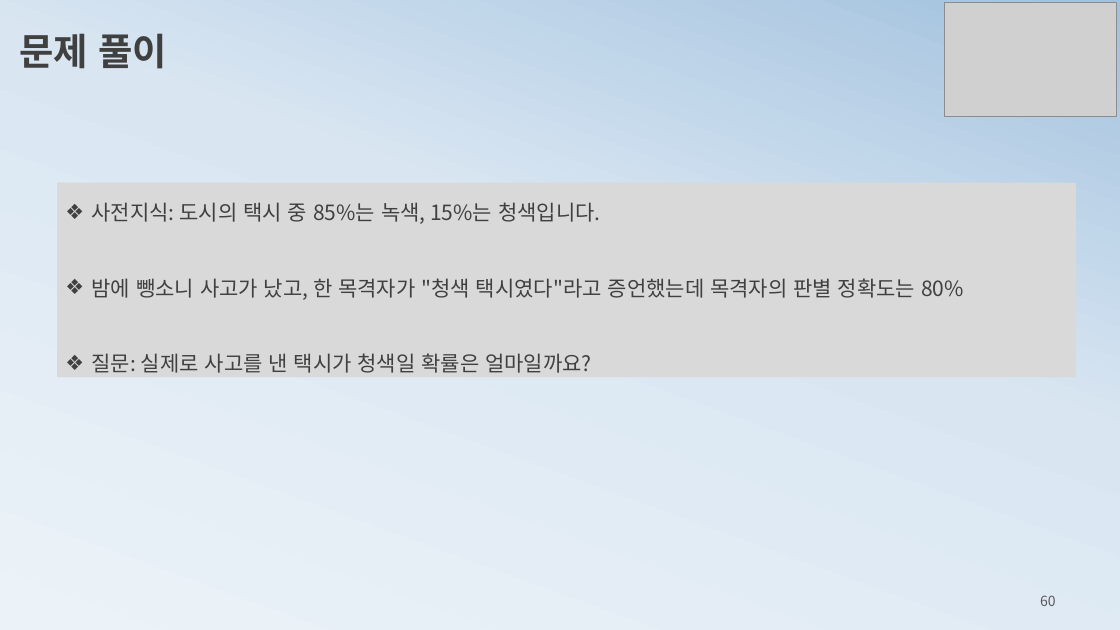
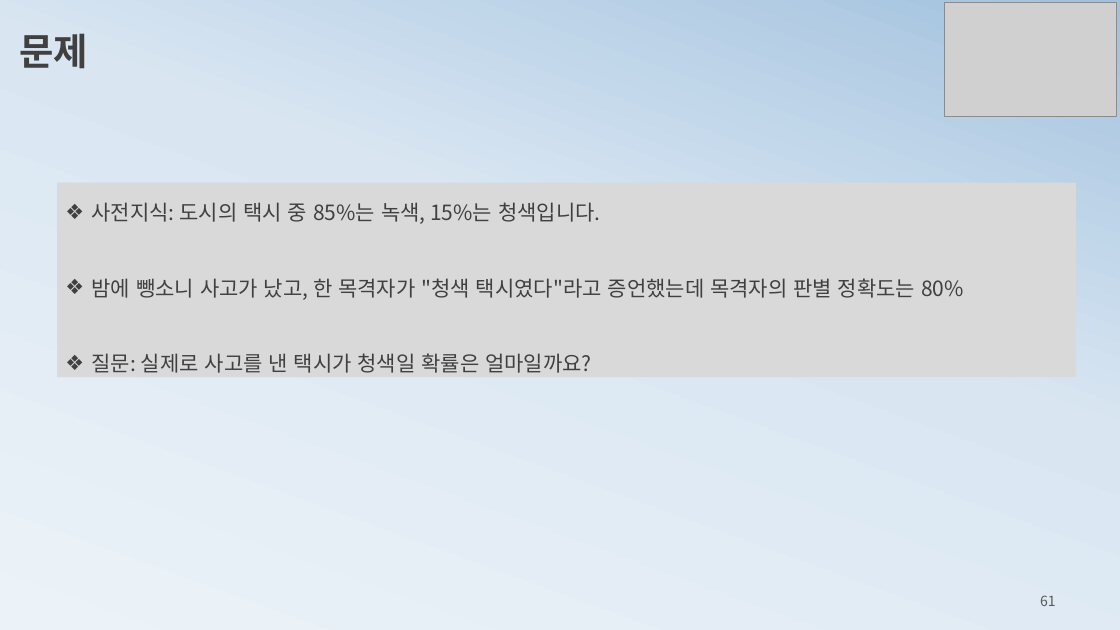
Before and after one commit to ancestor9/mathematics-for-machine-learning, a slide deck: slide 61 of 3_probability theory for machine learning.pptx (slide 60 before the commit). Drawn at 1120x630 pixels with LibreOffice and Linux fonts; fonts in the diff are those of the drawing; grey boxes stand for pictures. Boxes give left, top, right and bottom in pixels: in the first picture for what was removed or moved away, otherwise in the second. Text is boxed around its words. In the diff, an @@ line names an element or a change of style, - is before the commit and + after.

```diff
--- a/3_probability theory for machine learning.pptx
+++ b/3_probability theory for machine learning.pptx
@@ text at (19, 33, 88, 69): text changed @@
-문제 풀이
+문제
@@ page number at (1040, 595, 1056, 606): text changed @@
-60
+61
```
Also in this commit, not shown: 2 other slides changed, 2 slides added.
